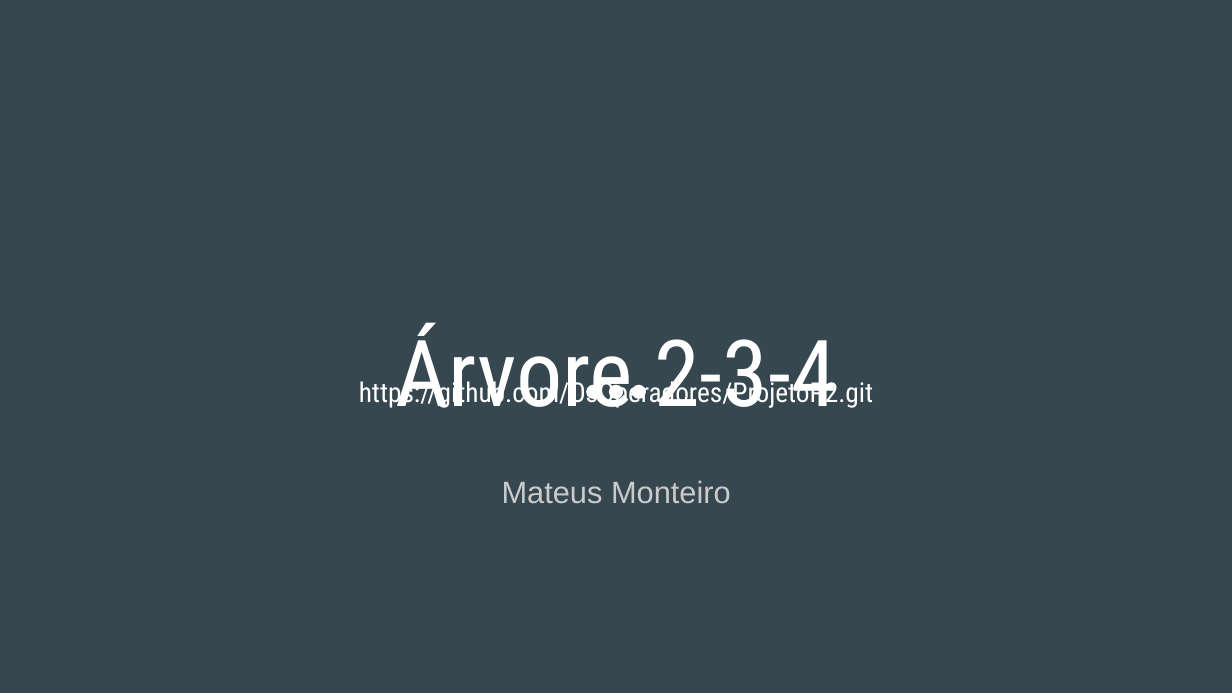
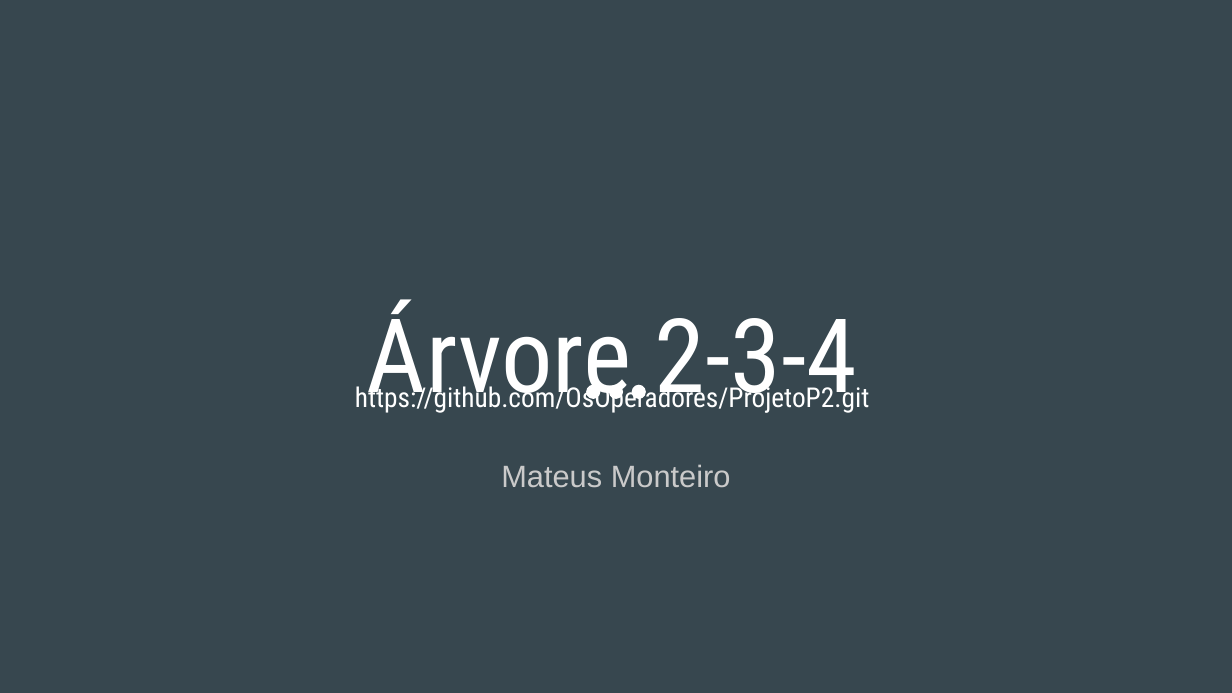
Before and after one commit to OsOperadores/ProjetoP2, a slide deck: slide 1 of Árvore 2-3-4/Árvore 2-3-4.pptx. Drawn at 1232x693 pixels with LibreOffice and Linux fonts; fonts in the diff are those of the drawing. Boxes give left, top, right and bottom in pixels: in the first picture for what was removed or moved away, otherwise in the second. Text is boxed around its words. In the diff, an @@ line names an element or a change of style, - is before the commit and + after.

```diff
--- a/Árvore 2-3-4/Árvore 2-3-4.pptx
+++ b/Árvore 2-3-4/Árvore 2-3-4.pptx
@@ title "Árvore 2-3-4": place and size @@
-title "Árvore 2-3-4" at bbox=[395, 322, 836, 408]
+title "Árvore 2-3-4" at bbox=[367, 299, 858, 413]
@@ title "Árvore 2-3-4" at bbox=[367, 299, 858, 413]: size 54 to 60 pt @@
@@ title "https://github.com/OsOperadores/ProjetoP2.git": place and size @@
-title "https://github.com/OsOperadores/ProjetoP2.git" at bbox=[359, 377, 873, 408]
+title "https://github.com/OsOperadores/ProjetoP2.git" at bbox=[355, 382, 869, 413]
@@ subtitle "Mateus Monteiro": place and size @@
-subtitle "Mateus Monteiro" at bbox=[502, 480, 731, 504]
+subtitle "Mateus Monteiro" at bbox=[501, 464, 731, 488]
```
Also in this commit, not shown: 10 other slides changed, 3 slides added, 1 slide removed.
